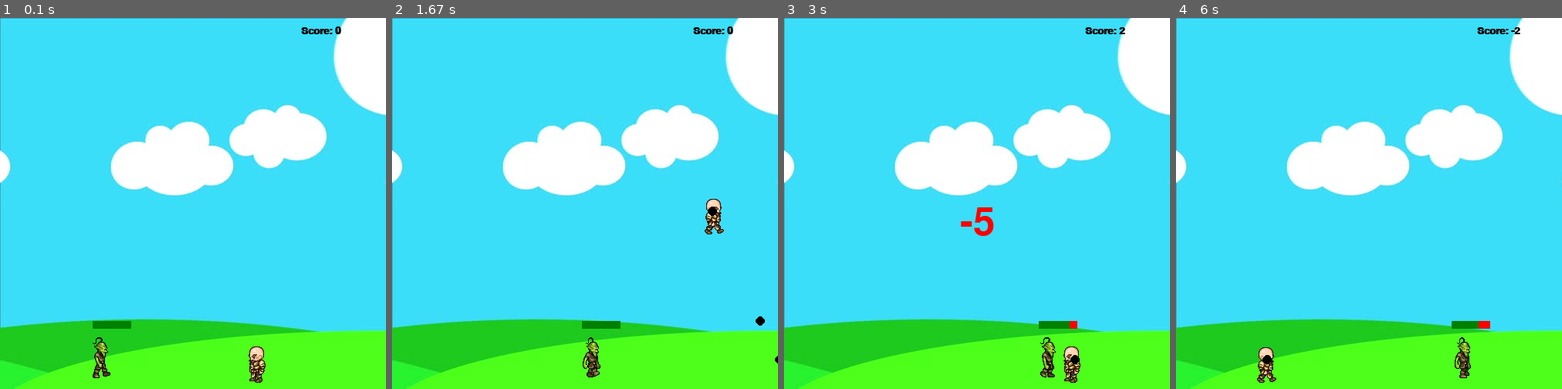
Above: before the commit, frames 1-4 (left to right).
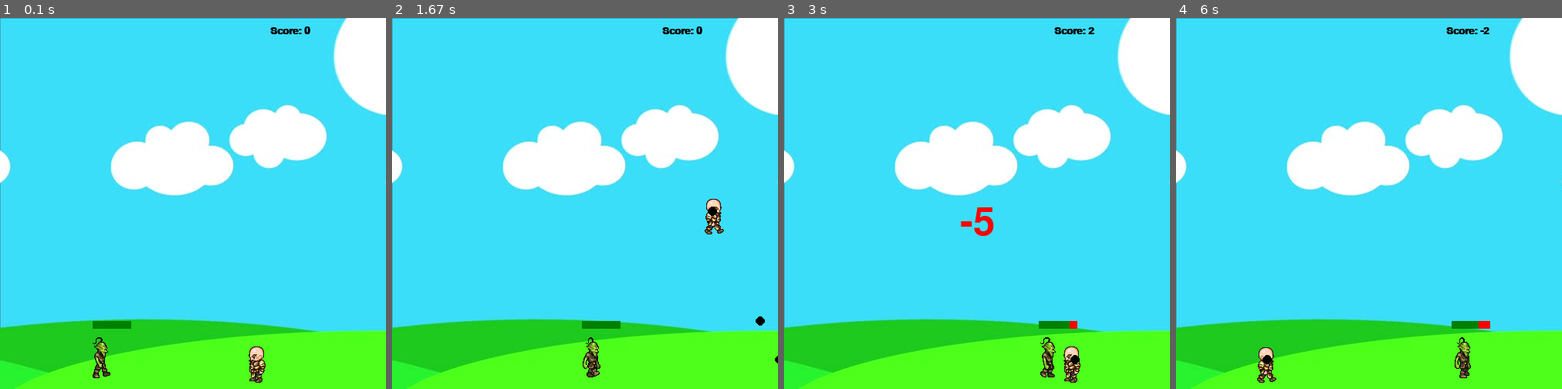
Above: after the commit, the same moments.

Repository: takhat/pygame-learn
Game: pygame game, started from game.py
The game is run twice, just before and just after one commit, with the same random seed, the same clock (stepped at 60 frames per second) and the same inputs.
Inputs:
- Up to frame 1 (0.1 s): no input
- Up to frame 2 (1.67 s): tap Space at 0.33, 0.73, 1.03, 1.23, 1.57 s; hold Right 0.67-1.13 s; hold Up 1.17-1.47 s; hold Right from 1.5 s (still down)
- Up to frame 3 (3 s): tap Space at 1.87, 2.07, 2.37, 2.63, 2.93 s; release Right at 1.97 s; hold Left 2-2.53 s; hold Left 2.57-2.97 s
- Up to frame 4 (6 s): hold Right from 5.8 s (still down); tap Space at 5.87 s

The runs differ from the first frame. In frame 1, 0.2% of the frame differs, in the area x 70-89%, y 2-5%; in frame 2, 0.2%; in frame 3, 0.2%; in frame 4, 0.2%.

Commit message:
fixed minor bugs

Diff:
--- a/game.py
+++ b/game.py
@@ -27,7 +27,7 @@
 def redraw_game_window():
     win.blit(bg,(0,0)) #sets a background image. args: 1. pic name, 2. tuple with position coordinates
     text=font.render("Score: " + str(score), 1, (0, 0, 0)) #forming a string to render to screen
-    win.blit(text, (390,10))                               #rendering the string
+    win.blit(text, (350,10))                               #rendering the string
     player.draw(win)
     for bullet in bullets:
         bullet.draw(win)
@@ -47,12 +47,14 @@
 while run:
     #pygame.time.delay(100)              #100 ms=0.1 sec delay, so nothing happens too quickly
     clock.tick(27)                       #sets FPS(frames per sec) to 27
-    #if the player's y coord is within the top and the bottom of our enemy's rect's y coordinate
-    if player.hitbox[1] < enemy.hitbox[1] + enemy.hitbox[3] and player.hitbox[1] + player.hitbox[3] > enemy.hitbox[1]:
-        #if the player's x coord is within the enemy's rect's x coordinate
-        if player.hitbox[0] + player.hitbox[2] > enemy.hitbox[0] and player.hitbox[0] < enemy.hitbox[0] + enemy.hitbox[2]:
-            player.hit(win, screen_width, screen_height)
-            score-=5
+
+    if enemy.visible==True:
+        #if the player's y coord is within the top and the bottom of our enemy's rect's y coordinate
+        if player.hitbox[1] < enemy.hitbox[1] + enemy.hitbox[3] and player.hitbox[1] + player.hitbox[3] > enemy.hitbox[1]:
+            #if the player's x coord is within the enemy's rect's x coordinate
+            if player.hitbox[0] + player.hitbox[2] > enemy.hitbox[0] and player.hitbox[0] < enemy.hitbox[0] + enemy.hitbox[2]:
+                player.hit(win, screen_width, screen_height)
+                score-=5
 
     if shoot_loop>0:                     #when we shoot 1st time, shoot_loop =1 from 0
         shoot_loop+=1                    #when we shoot 2nd time, shoot_loop = 2 from 1, and no bullet
--- a/player.py
+++ b/player.py
@@ -59,6 +59,8 @@
         # pygame.draw.rect(win, (255,0,0), self.hitbox, 2)
 
     def hit(self, win, screen_width, screen_height): #when player collides with the enemy, player is moved to left side of the screen and score -= 5
+        self.is_jump=False
+        self.jump_count=10
         self.x = 60
         self.y = 410
         self.walk_count=0
